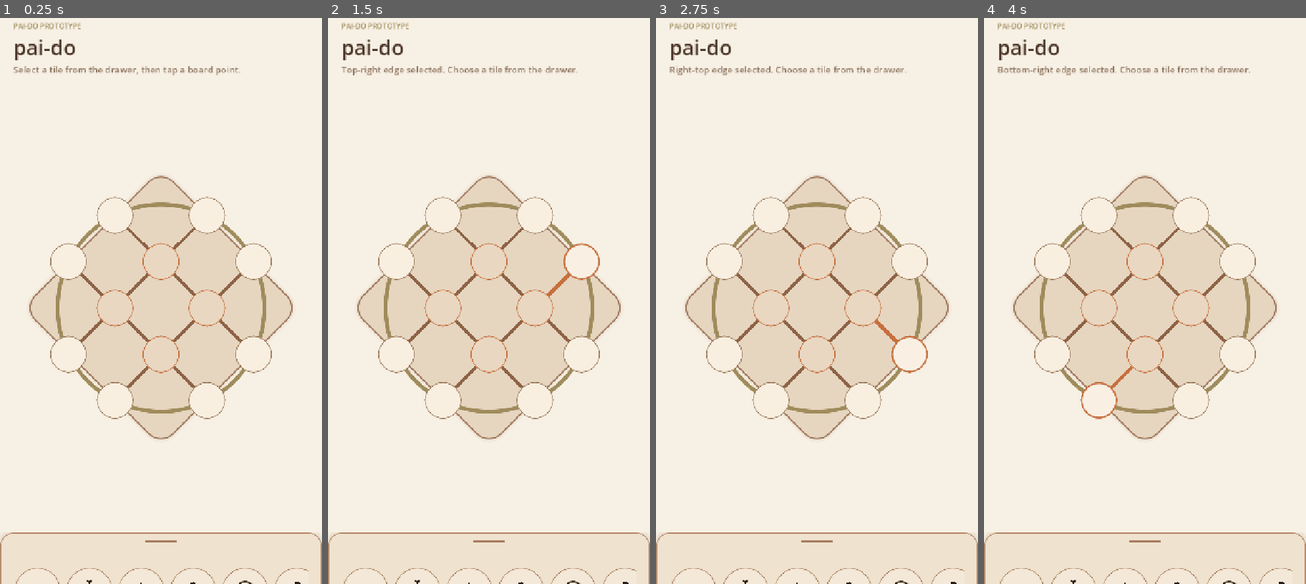
Above: before the commit, frames 1-4 (left to right).
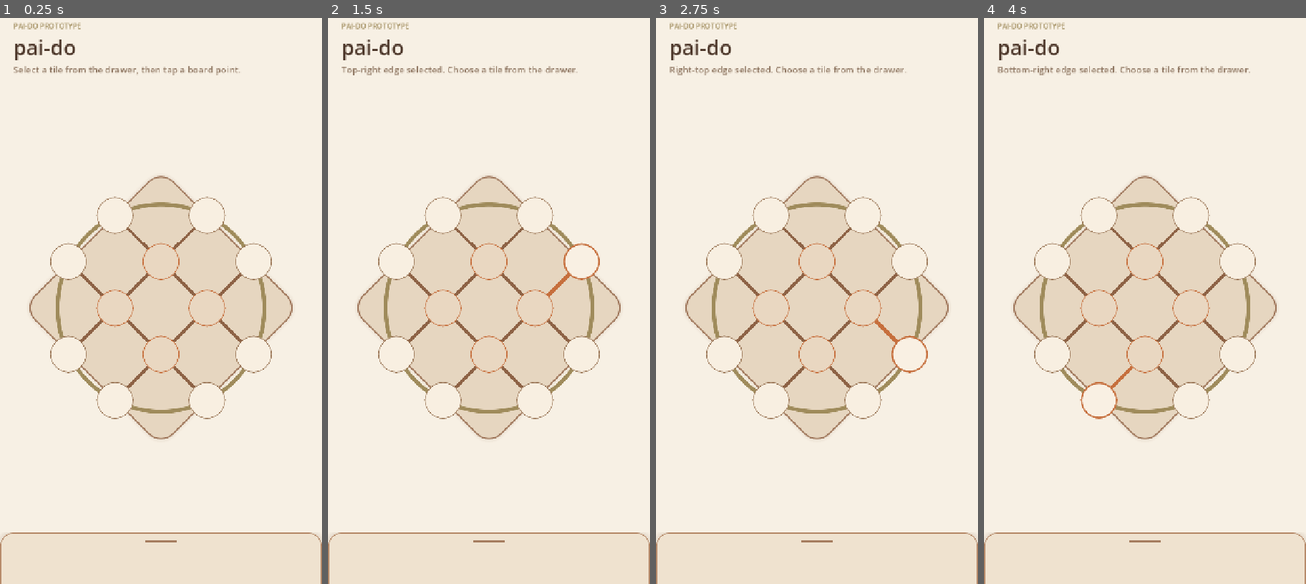
Above: after the commit, the same moments.

Repository: ZacharyEllison/games
Game: Godot game, scene res://scenes/main.tscn
Same seed, same stepped clock (60 frames per second), same inputs: the game is played once before the commit and once after it.
Inputs (mouse positions are in pixels of both pictures, inside the frame that each line leads up to):
- Up to frame 1 (0.25 s): no input
- Up to frame 2 (1.5 s): click (534, 216) at 0.5 s; click (582, 261) at 1.25 s
- Up to frame 3 (2.75 s): click (910, 351) at 2 s
- Up to frame 4 (4 s): click (1190, 402) at 2.75 s; click (1099, 402) at 3.5 s

The runs differ from the first frame. In frame 1, 0.2% of the frame differs, in the area x 4-96%, y 97-100%; in frame 2, 0.2%; in frame 3, 0.2%; in frame 4, 0.2%.

Commit message:
Enhance layout management and improve tile strip functionality in main scene

Diff:
--- a/pai-do/scenes/main.gd
+++ b/pai-do/scenes/main.gd
@@ -121,6 +121,7 @@
 	tile_scroll.size_flags_horizontal = Control.SIZE_EXPAND_FILL
 	tile_scroll.size_flags_vertical = Control.SIZE_EXPAND_FILL
 	tile_scroll.follow_focus = true
+	tile_row.set_anchors_and_offsets_preset(Control.PRESET_TOP_LEFT)
 	tile_row.add_theme_constant_override("separation", 12)
 	tile_buttons.clear()
 	tile_glyphs.clear()
@@ -133,7 +134,7 @@
 		var glyph := button.get_node(glyph_name) as TokenGlyph
 		button.focus_mode = Control.FOCUS_NONE
 		button.mouse_default_cursor_shape = Control.CURSOR_POINTING_HAND
-		button.custom_minimum_size = Vector2(104.0, 104.0)
+		button.size_flags_vertical = Control.SIZE_SHRINK_CENTER
 		button.tooltip_text = String(tile["name"])
 		button.text = ""
 		var press_callable := _on_tile_pressed.bind(tile_id)
@@ -216,6 +217,7 @@
 	drawer_title.add_theme_font_size_override("font_size", drawer_title_size)
 	drawer_title.add_theme_color_override("font_color", SLOT_TEXT_COLOR)
 
+	_layout_tile_strip(viewport_size, collapsed_y, expanded_y)
 	_refresh_tile_buttons()
 
 
@@ -230,7 +232,7 @@
 		var background_color := accent.lightened(0.34) if is_selected else TILE_CARD_COLOR
 		var ink_color := accent.darkened(0.72)
 
-		glyph.configure(tile_id, ink_color, 1.0)
+		glyph.configure(tile_id, ink_color, 1.12)
 		button.add_theme_stylebox_override("normal", _make_round_style(background_color, border_color, 3 if is_selected else 2))
 		button.add_theme_stylebox_override("hover", _make_round_style(background_color.lightened(0.05), accent, 3))
 		button.add_theme_stylebox_override("pressed", _make_round_style(background_color.darkened(0.04), accent, 3))
@@ -354,6 +356,33 @@
 	return expanded_y if sheet_state == SHEET_EXPANDED else collapsed_y
 
 
+func _layout_tile_strip(viewport_size: Vector2, collapsed_y: float, expanded_y: float) -> void:
+	var tile_button_size: float = clampf(viewport_size.x * 0.19, 126.0, 146.0)
+	var glyph_inset: float = roundf(tile_button_size * 0.1)
+	var reveal: float = _sheet_open_amount(collapsed_y, expanded_y)
+	var tile_visible: bool = reveal > 0.02
+
+	tile_scroll.visible = tile_visible
+	tile_scroll.modulate = Color(1.0, 1.0, 1.0, clampf((reveal - 0.02) / 0.2, 0.0, 1.0))
+	tile_row.position = Vector2.ZERO
+	tile_row.custom_minimum_size = Vector2(0.0, tile_scroll.size.y)
+
+	for tile_id in tile_buttons.keys():
+		var button := tile_buttons[tile_id] as Button
+		var glyph := tile_glyphs[tile_id] as TokenGlyph
+		button.custom_minimum_size = Vector2.ONE * tile_button_size
+		glyph.offset_left = glyph_inset
+		glyph.offset_top = glyph_inset
+		glyph.offset_right = -glyph_inset
+		glyph.offset_bottom = -glyph_inset
+
+func _sheet_open_amount(collapsed_y: float, expanded_y: float) -> float:
+	var distance := collapsed_y - expanded_y
+	if distance <= 0.001:
+		return 1.0
+	return clampf((collapsed_y - sheet_current_y) / distance, 0.0, 1.0)
+
+
 func _sync_drawer_copy() -> void:
 	var has_selection := not selected_tile_id.is_empty()
 	drawer_title.visible = has_selection
--- a/pai-do/scenes/main.tscn
+++ b/pai-do/scenes/main.tscn
@@ -342,104 +342,13 @@
 
 [node name="Main" type="Control" unique_id=1557950510]
 custom_minimum_size = Vector2(720, 1280)
-layout_mode = 0
+layout_mode = 3
+anchors_preset = 0
 offset_right = 720.0
 offset_bottom = 1280.0
 script = ExtResource("1_main")
 
 [node name="Background" type="ColorRect" parent="." unique_id=563792231]
-layout_mode = 1
-anchors_preset = 15
-anchor_right = 1.0
-anchor_bottom = 1.0
-offset_left = -1.0
-offset_top = 1.0
-offset_right = -729.0
-offset_bottom = -1279.0
-grow_horizontal = 2
-grow_vertical = 2
-mouse_filter = 2
-color = Color(0.96862745, 0.9411765, 0.89411765, 1)
-
-[node name="Background2" type="ColorRect" parent="." unique_id=1145331748]
-layout_mode = 1
-anchors_preset = 15
-anchor_right = 1.0
-anchor_bottom = 1.0
-offset_left = -1.0
-offset_top = 1.0
-offset_right = -729.0
-offset_bottom = -1279.0
-grow_horizontal = 2
-grow_vertical = 2
-mouse_filter = 2
-color = Color(0.96862745, 0.9411765, 0.89411765, 1)
-
-[node name="HeaderMargin" type="MarginContainer" parent="." unique_id=1419865446]
-layout_mode = 0
-offset_left = 1.0
-offset_top = 27.0
-offset_right = 725.0
-offset_bottom = 1287.0
-theme_override_constants/margin_left = 30
-theme_override_constants/margin_top = 0
-theme_override_constants/margin_right = 30
-theme_override_constants/margin_bottom = 0
-
-[node name="HeaderBox" type="VBoxContainer" parent="HeaderMargin" unique_id=1448081350]
-layout_mode = 2
-theme_override_constants/separation = 4
-
-[node name="EyebrowLabel" type="Label" parent="HeaderMargin/HeaderBox" unique_id=1809187486]
-layout_mode = 2
-theme_override_colors/font_color = Color(0.62352943, 0.54509807, 0.35686275, 1)
-theme_override_font_sizes/font_size = 16
-text = "PAI-DO PROTOTYPE"
-
-[node name="TitleLabel" type="Label" parent="HeaderMargin/HeaderBox" unique_id=370648284]
-layout_mode = 2
-theme_override_colors/font_color = Color(0.2901961, 0.20392157, 0.15294118, 1)
-theme_override_font_sizes/font_size = 46
-text = "pai-do"
-
-[node name="StatusLabel" type="Label" parent="HeaderMargin/HeaderBox" unique_id=2074355638]
-layout_mode = 2
-theme_override_colors/font_color = Color(0.54509807, 0.44705883, 0.3647059, 1)
-theme_override_font_sizes/font_size = 20
-text = "Select a tile from the drawer, then tap a board point."
-autowrap_mode = 3
-
-[node name="BoardView" parent="." unique_id=1118886290 instance=ExtResource("2_board_view")]
-layout_mode = 1
-offset_left = -2.0
-offset_top = 1.0
-offset_right = -723.0
-offset_bottom = -1279.0
-
-[node name="DrawerSheet" type="PanelContainer" parent="." unique_id=117039281]
-clip_contents = true
-layout_mode = 0
-offset_top = 970.0
-offset_right = 720.0
-offset_bottom = 1278.0
-theme_override_styles/panel = SubResource("StyleBoxFlat_sugp2")
-
-[node name="DrawerPadding" type="MarginContainer" parent="DrawerSheet" unique_id=2073241405]
-layout_mode = 2
-theme_override_constants/margin_left = 30
-theme_override_constants/margin_top = 10
-theme_override_constants/margin_right = 30
-theme_override_constants/margin_bottom = 30
-
-[node name="DrawerContent" type="VBoxContainer" parent="DrawerSheet/DrawerPadding" unique_id=2127234232]
-layout_mode = 2
-theme_override_constants/separation = 8
-
-[node name="HandleArea" type="Control" parent="DrawerSheet/DrawerPadding/DrawerContent" unique_id=320350674]
-custom_minimum_size = Vector2(0, 58)
-layout_mode = 2
-
-[node name="HandleBox" type="VBoxContainer" parent="DrawerSheet/DrawerPadding/DrawerContent/HandleArea" unique_id=1588479940]
 layout_mode = 1
 anchors_preset = 15
 anchor_right = 1.0
@@ -447,6 +356,80 @@
 grow_horizontal = 2
 grow_vertical = 2
 mouse_filter = 2
+color = Color(0.96862745, 0.9411765, 0.89411765, 1)
+
+[node name="HeaderMargin" type="MarginContainer" parent="." unique_id=1419865446]
+layout_mode = 0
+offset_top = 22.0
+offset_right = 720.0
+offset_bottom = 1509.0
+theme_override_constants/margin_left = 30
+theme_override_constants/margin_top = 0
+theme_override_constants/margin_right = 30
+theme_override_constants/margin_bottom = 0
+
+[node name="HeaderBox" type="VBoxContainer" parent="HeaderMargin" unique_id=1448081350]
+layout_mode = 2
+theme_override_constants/separation = 4
+
+[node name="EyebrowLabel" type="Label" parent="HeaderMargin/HeaderBox" unique_id=1809187486]
+layout_mode = 2
+theme_override_colors/font_color = Color(0.62352943, 0.54509807, 0.35686275, 1)
+theme_override_font_sizes/font_size = 16
+text = "PAI-DO PROTOTYPE"
+
+[node name="TitleLabel" type="Label" parent="HeaderMargin/HeaderBox" unique_id=370648284]
+layout_mode = 2
+theme_override_colors/font_color = Color(0.2901961, 0.20392157, 0.15294118, 1)
+theme_override_font_sizes/font_size = 46
+text = "pai-do"
+
+[node name="StatusLabel" type="Label" parent="HeaderMargin/HeaderBox" unique_id=2074355638]
+layout_mode = 2
+theme_override_colors/font_color = Color(0.54509807, 0.44705883, 0.3647059, 1)
+theme_override_font_sizes/font_size = 20
+text = "Select a tile from the drawer, then tap a board point."
+autowrap_mode = 3
+
+[node name="BoardView" parent="." unique_id=1118886290 instance=ExtResource("2_board_view")]
+layout_mode = 1
+anchors_preset = 0
+offset_left = 30.0
+offset_top = 178.16
+offset_right = 690.0
+offset_bottom = 1149.4401
+
+[node name="DrawerSheet" type="PanelContainer" parent="." unique_id=117039281]
+clip_contents = true
+layout_mode = 0
+offset_top = 1164.8
+offset_right = 720.0
+offset_bottom = 1548.8
+theme_override_styles/panel = SubResource("StyleBoxFlat_sugp2")
+
+[node name="DrawerPadding" type="MarginContainer" parent="DrawerSheet" unique_id=2073241405]
+layout_mode = 2
+theme_override_constants/margin_left = 30
+theme_override_constants/margin_top = 10
+theme_override_constants/margin_right = 30
+theme_override_constants/margin_bottom = 30
+
+[node name="DrawerContent" type="VBoxContainer" parent="DrawerSheet/DrawerPadding" unique_id=2127234232]
+layout_mode = 2
+theme_override_constants/separation = 8
+
+[node name="HandleArea" type="Control" parent="DrawerSheet/DrawerPadding/DrawerContent" unique_id=320350674]
+custom_minimum_size = Vector2(0, 58)
+layout_mode = 2
+
+[node name="HandleBox" type="VBoxContainer" parent="DrawerSheet/DrawerPadding/DrawerContent/HandleArea" unique_id=1588479940]
+layout_mode = 1
+anchors_preset = 15
+anchor_right = 1.0
+anchor_bottom = 1.0
+grow_horizontal = 2
+grow_vertical = 2
+mouse_filter = 2
 
 [node name="HandleCenter" type="CenterContainer" parent="DrawerSheet/DrawerPadding/DrawerContent/HandleArea/HandleBox" unique_id=655001034]
 custom_minimum_size = Vector2(0, 18)
